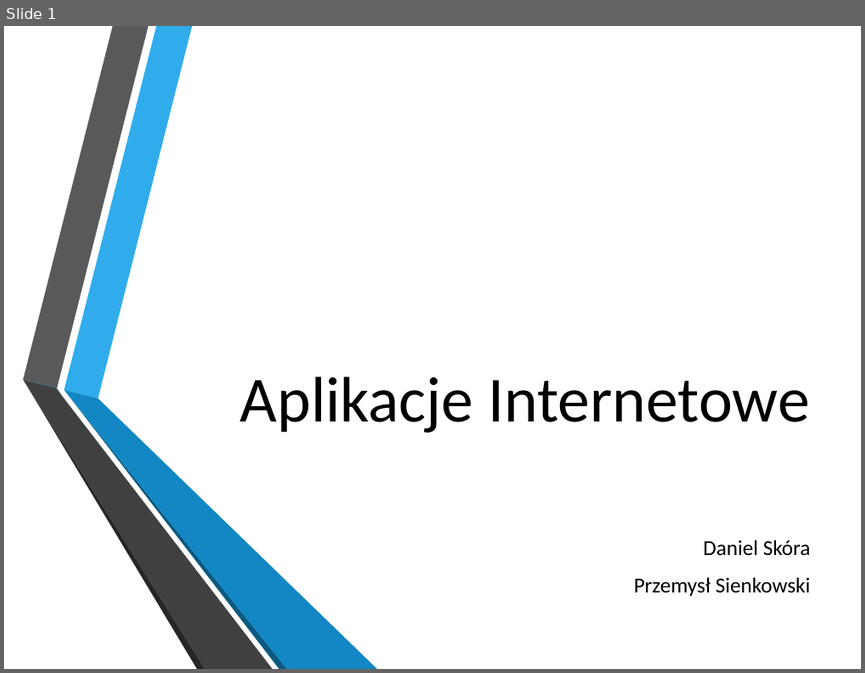
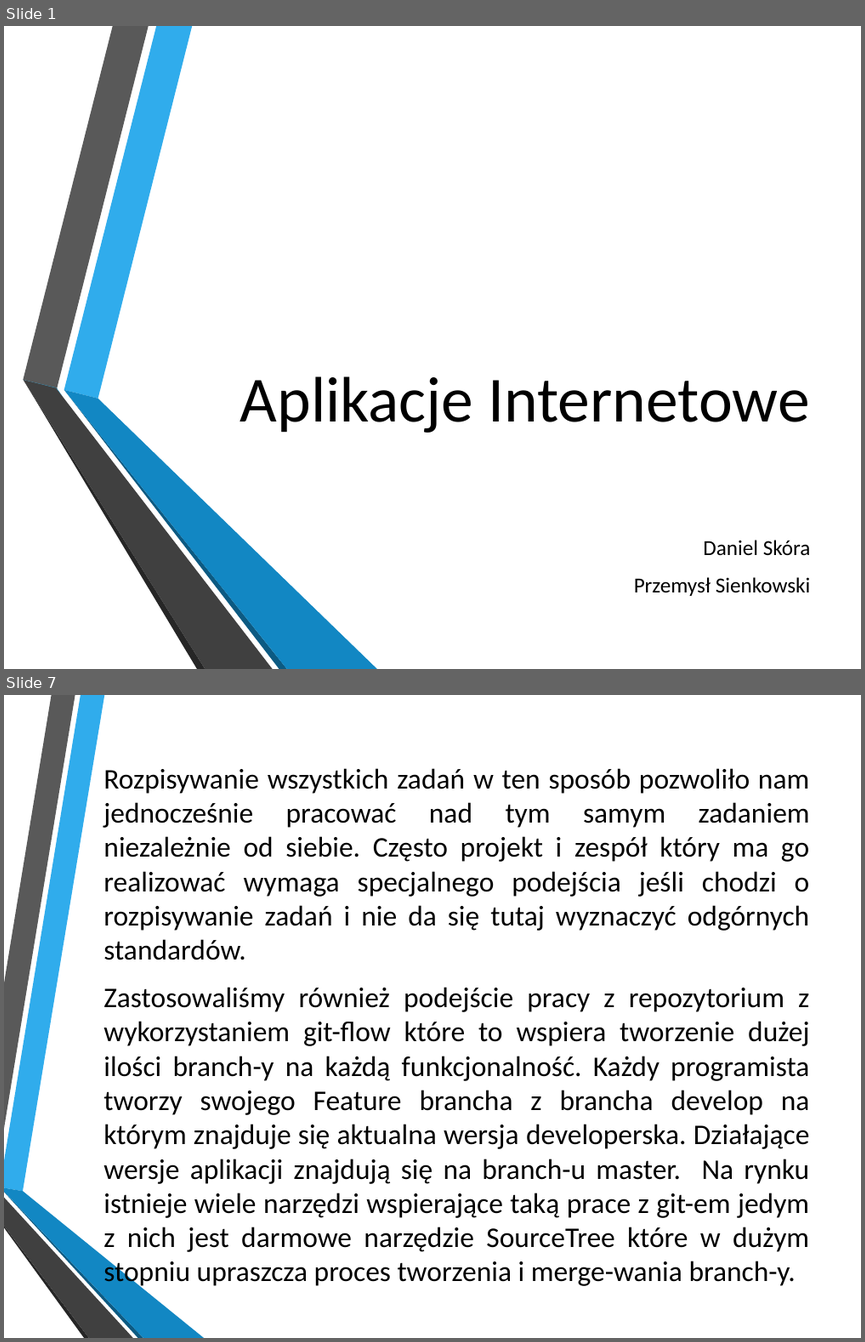
Before and after one commit to psienko/job_finder, a slide deck: prezentacja-AI.pptx. Shown one above the other, each under a label of ours: slide 1 before the commit, slides 1 and 7 after it; the slides between them are not shown. The pictures are 865x673 and 865x1342 pixels, drawn with LibreOffice and Linux fonts; fonts in the diff are those of the drawing; background and template pictures are left out. Boxes give left, top, right and bottom in pixels: in the first picture for what was removed or moved away, otherwise in the second. Text is boxed around its words. In the diff, an @@ line names an element or a change of style, - is before the commit and + after.

```diff
--- a/prezentacja-AI.pptx
+++ b/prezentacja-AI.pptx
@@ slide 7 added at box(4, 695, 861, 1338), background picture (left out) @@
@@ text added at box(103, 768, 810, 1288), 26.5 pt, text #000000 @@
+Rozpisywanie wszystkich zadań w ten sposób pozwoliło nam jednocześnie pracować nad tym samym zadaniem niezależnie od siebie. Często projekt i zespół który ma go realizować wymaga specjalnego podejścia jeśli chodzi o rozpisywanie zadań i nie da się tutaj wyznaczyć odgórnych standardów.
+Zastosowaliśmy również podejście pracy z repozytorium z wykorzystaniem git-flow które to wspiera tworzenie dużej ilości branch-y na każdą funkcjonalność. Każdy programista tworzy swojego Feature brancha z brancha develop na którym znajduje się aktualna wersja developerska. Działające wersje aplikacji znajdują się na branch-u master. Na rynku istnieje wiele narzędzi wspierające taką prace z git-em jedym z nich jest darmowe narzędzie SourceTree które w dużym stopniu upraszcza proces tworzenia i merge-wania branch-y.
@@ group added at box(4, 695, 204, 1338): 6 freeform shapes @@
```
Also in this commit, not shown: 1 slide changed, 5 other slides added.
